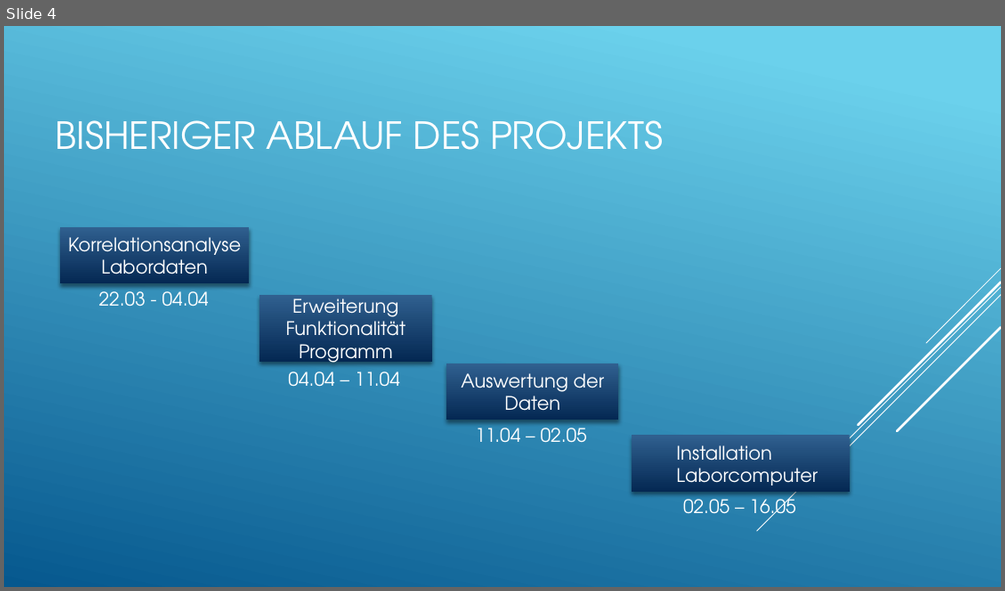
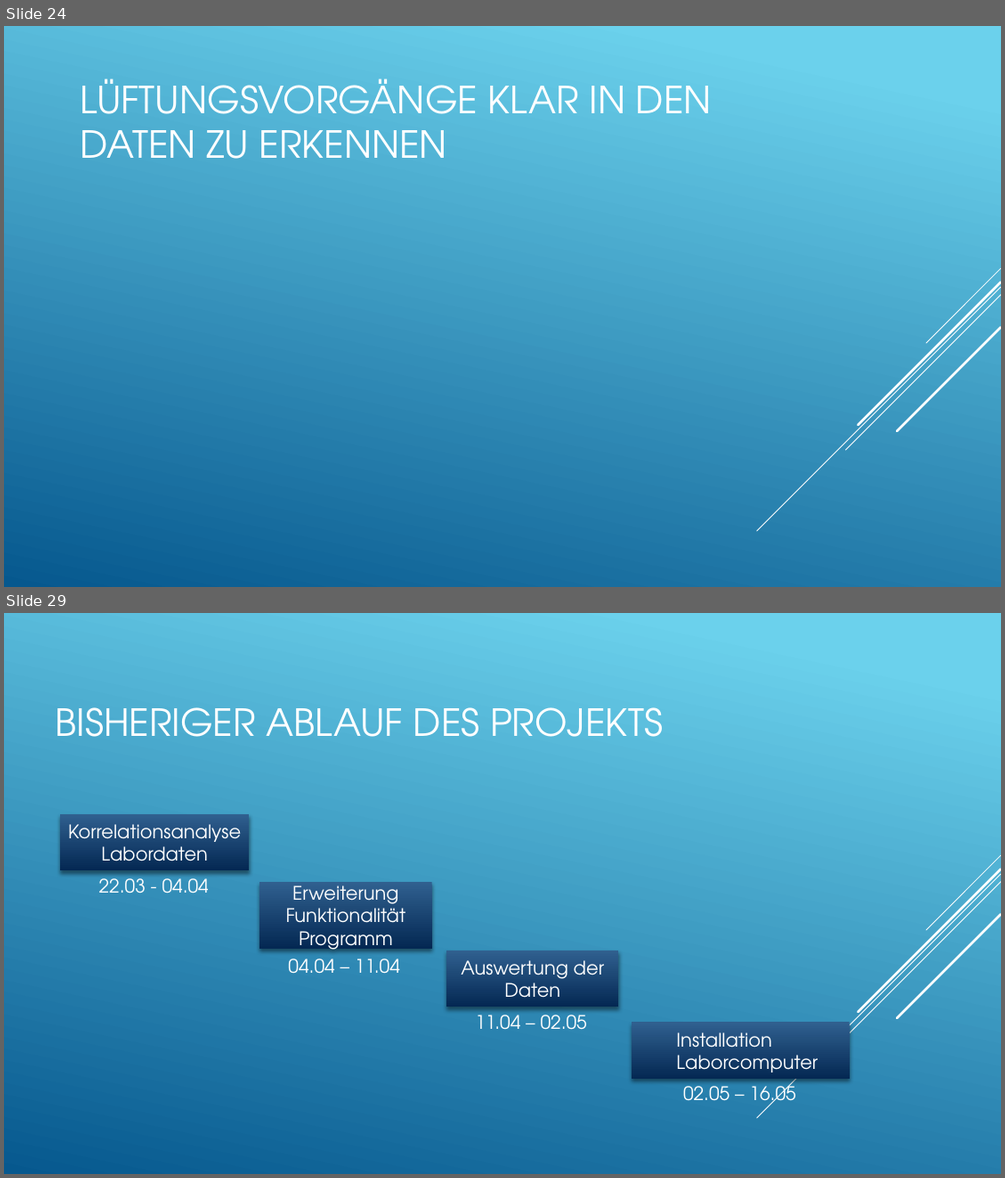
Before and after one commit to Dragnee1Natsu/Air-q-Projekt, a slide deck: Abschlusspräsentation.pptx. Shown one above the other, each under a label of ours: slide 4 before the commit, slides 24 and 29 after it; the slides between them are not shown. The pictures are 1005x591 and 1005x1178 pixels, drawn with LibreOffice and Linux fonts; fonts in the diff are those of the drawing. Boxes give left, top, right and bottom in pixels: in the first picture for what was removed or moved away, otherwise in the second. Text is boxed around its words. In the diff, an @@ line names an element or a change of style, - is before the commit and + after.

```diff
--- a/Abschlusspräsentation.pptx
+++ b/Abschlusspräsentation.pptx
@@ slide 24 added at (4, 26, 1001, 587), background gradient #6ED2EB to #06588E; not listed: 5 template elements that a slide beside it also shows @@
@@ title added at (81, 79, 712, 159), 36 pt, text #FFFFFF @@
+LÜFTUNGSVORGÄNGE KLAR IN DEN DATEN ZU ERKENNEN
@@ what was slide 4 is now slide 29 @@
```
Also in this commit, not shown: 4 slides changed, 25 other slides added, 3 slides removed.
